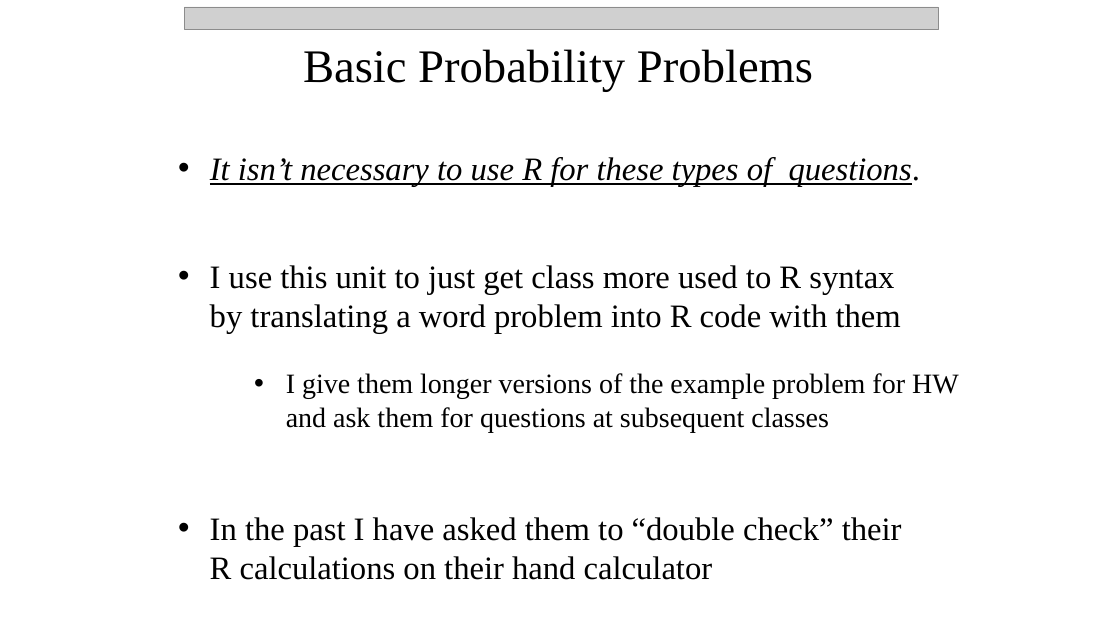
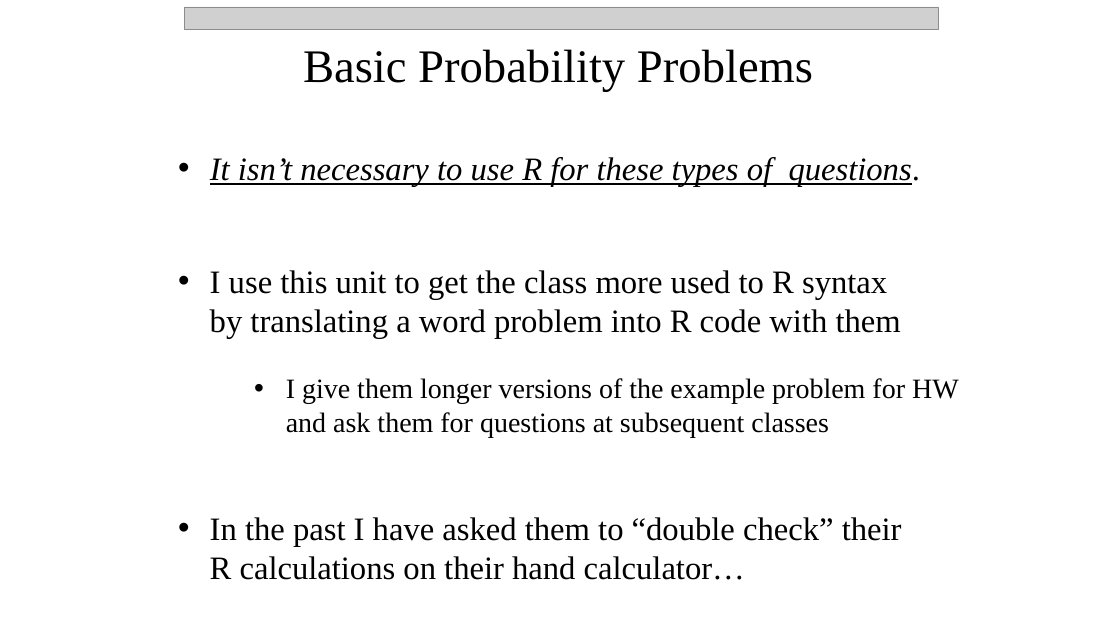
Before and after one commit to npetraco/workshop21, a slide deck: slide 5 of notes/day_2.pptx. Drawn at 1120x630 pixels with LibreOffice and Linux fonts; fonts in the diff are those of the drawing; grey boxes stand for pictures. Boxes give left, top, right and bottom in pixels: in the first picture for what was removed or moved away, otherwise in the second. Text is boxed around its words. In the diff, an @@ line names an element or a change of style, - is before the commit and + after.

```diff
--- a/notes/day_2.pptx
+++ b/notes/day_2.pptx
@@ text at (x1=210, y1=270, x2=901, y2=339): text changed @@
-    • I use this unit to just get class more used to R syntax by translating a word problem into R code with them
+    • I use this unit to get the class more used to R syntax by translating a word problem into R code with them
@@ text "I give them longer versions ..." moved from (x1=286, y1=373, x2=959, y2=433) to (x1=286, y1=378, x2=959, y2=438) @@
@@ text at (x1=210, y1=517, x2=902, y2=580): text changed @@
-    • In the past I have asked them to “double check” their R calculations on their hand calculator
+    • In the past I have asked them to “double check” their R calculations on their hand calculator…
```
Also in this commit, not shown: 3 other slides changed, 2 other files.
